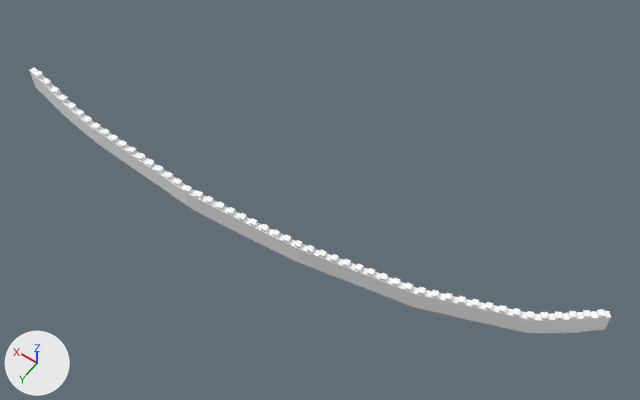
The glTF model games/yorimichi/assets/belmonte/meshes/SM_BM_BC_Mura_1.glb: old version first, new version second.
One viewpoint serves both versions: a 50 mm lens placed at (-133.2, 220.9, 193.3), pointed at (-52.6, 108.1, 16.0). Every picture has the same lights, and +X, +Y and +Z are marked at lower left. The older version comes first. Vertices at exactly the same position are counted once.

Names of what the first picture shows: 'SM_BM_BC_Mura_1'.
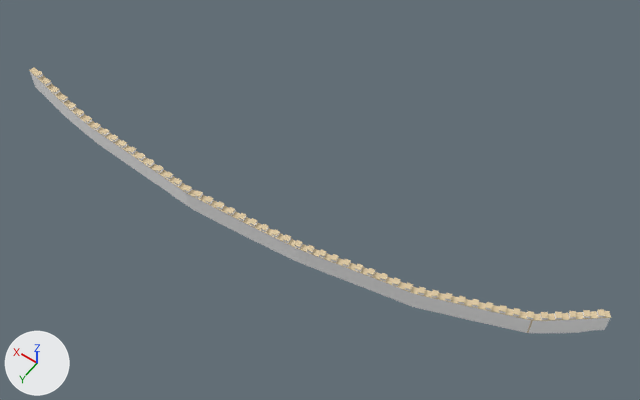
Pixel boxes (x1, y1, x2, y2) of what changed, in the pictures (640 x 400 px):
part 1 of me_sm_bc_mura_1, recoloured
    both: (29, 67, 611, 333)
part 2 of me_sm_bc_mura_1, recoloured
    both: (30, 72, 610, 332)

The change in detail:
me_sm_bc_mura_1 has 1566 vertices, 2024 faces and spans x -127.0..33.0, y 95.0..127.0, z 8.0..26.0.
me_sm_bc_mura_1 is used by ob_sm_bm_bc_mura_1; location (0.0, 0.0, 0.0).
me_sm_bc_mura_1 part 1: 1136 faces centred in x -126.0..33.0, y 96.0..127.0, z 8.0..26.0 are repainted in the vertex colours; the middle colour goes from white #ffffff to beige #dec9a3.
me_sm_bc_mura_1 part 2: 681 faces centred in x -126.0..32.0, y 96.0..127.0, z 8.0..25.0 are repainted in the vertex colours; the middle colour stays white #ffffff.
